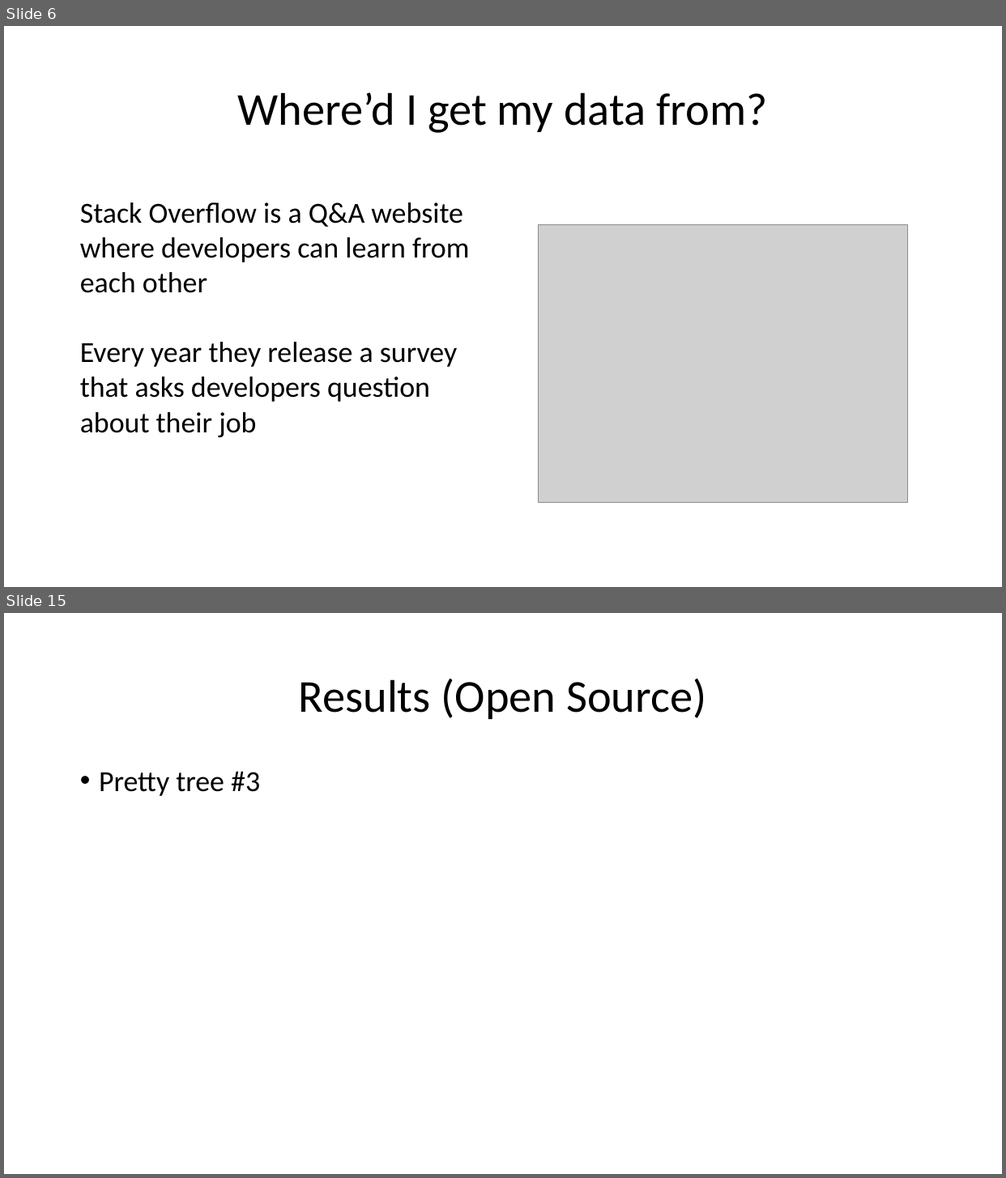
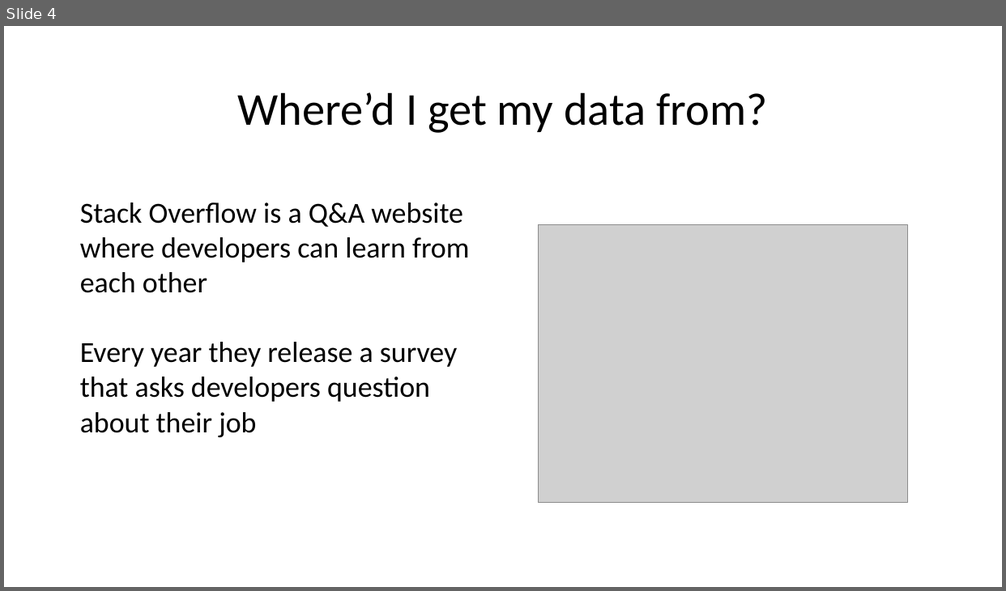
Before and after one commit to Iotaslair/DM-ML-Personal-Project, a slide deck: Presentations/For Me/Presentation.pptx. Shown one above the other, each under a label of ours: slides 6 and 15 before the commit, slide 4 after it; the slides between them are not shown. The pictures are 1006x1178 and 1006x591 pixels, drawn with LibreOffice and Linux fonts; fonts in the diff are those of the drawing; grey boxes stand for pictures. Boxes give left, top, right and bottom in pixels: in the first picture for what was removed or moved away, otherwise in the second. Text is boxed around its words. In the diff, an @@ line names an element or a change of style, - is before the commit and + after.

```diff
--- a/Presentations/For Me/Presentation.pptx
+++ b/Presentations/For Me/Presentation.pptx
@@ slide 15 removed at <box>4,613,1002,1174</box>, background #FFFFFF @@
@@ title removed at <box>299,679,706,719</box> @@
-Results (Open Source)
@@ text removed at <box>99,771,260,796</box> @@
-• Pretty tree #3
@@ what was slide 6 is now slide 4 @@
```
Also in this commit, not shown: 6 slides changed, 9 slides added, 9 other slides removed, 4 other files.
